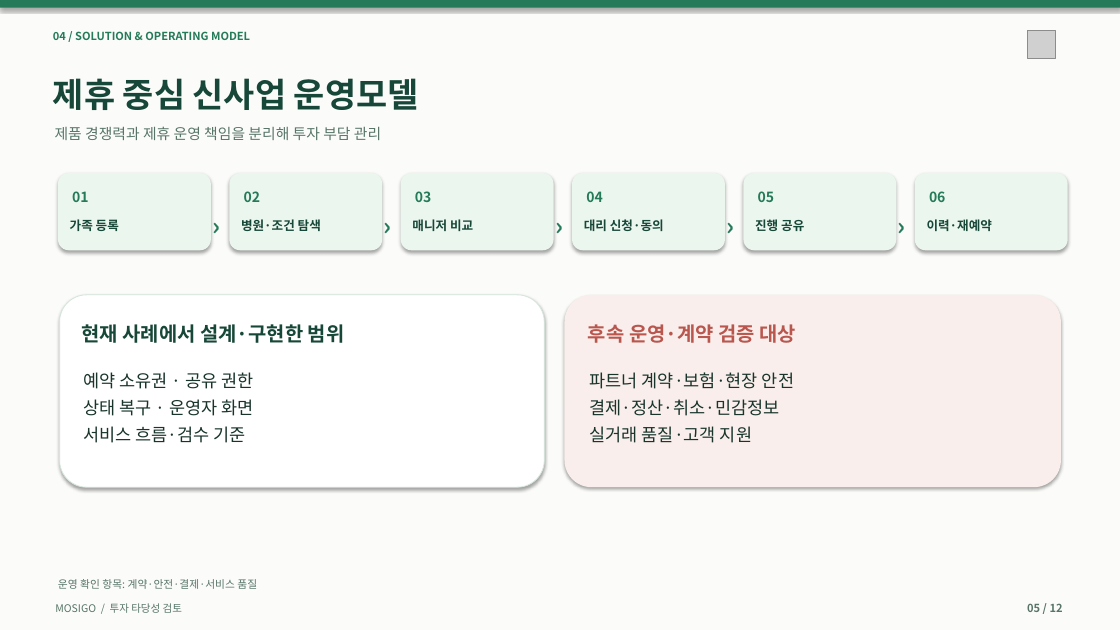
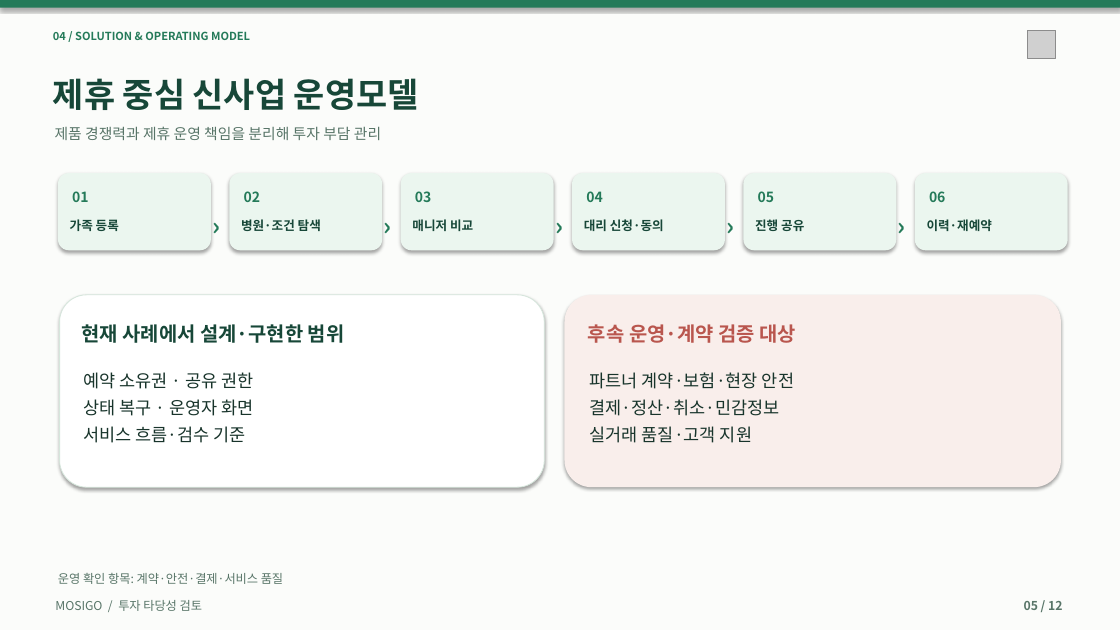
Before and after one commit to dohyunkimmm/mosigo-case-study, a slide deck: slide 5 of downloads/MOSIGO_IR_Investment_Review_12slides.pptx. Drawn at 1120x630 pixels with LibreOffice and Linux fonts; fonts in the diff are those of the drawing; grey boxes stand for pictures. Boxes give left, top, right and bottom in pixels: in the first picture for what was removed or moved away, otherwise in the second. Text is boxed around its words. In the diff, an @@ line names an element or a change of style, - is before the commit and + after.

```diff
--- a/downloads/MOSIGO_IR_Investment_Review_12slides.pptx
+++ b/downloads/MOSIGO_IR_Investment_Review_12slides.pptx
@@ text "운영 확인 항목: 계약·안전·결제·서비스 품질" at bbox=[58, 573, 283, 584]: size 9.2 to 10.5 pt @@
@@ text "MOSIGO / 투자 타당성 검토" at bbox=[55, 600, 202, 611]: size 9 to 10.5 pt @@
@@ text "05 / 12" at bbox=[1024, 601, 1062, 610]: size 9.5 to 10.5 pt @@
```
Also in this commit, not shown: 11 other slides changed, 25 other files.
